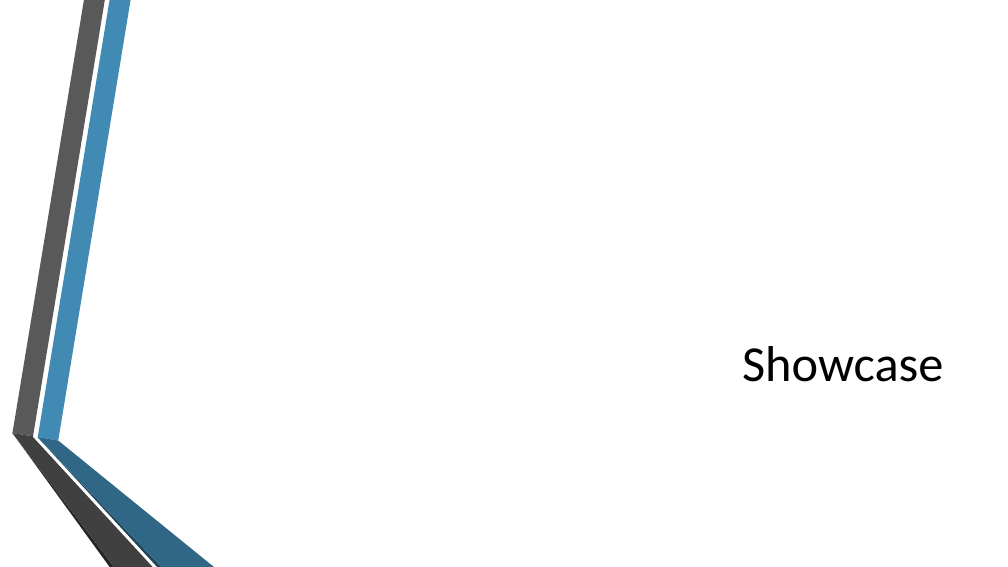
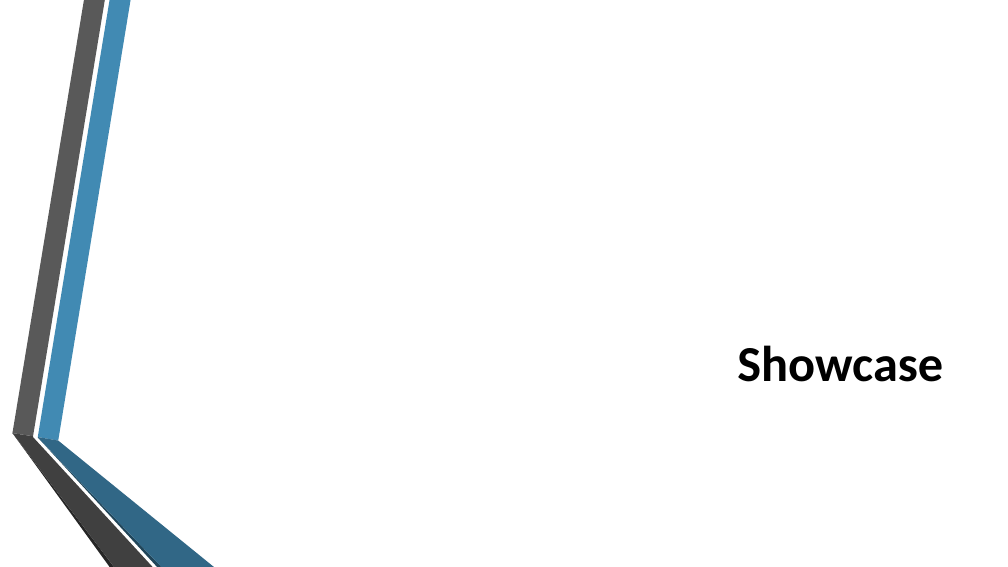
Before and after one commit to blimpich/election_simulator, a slide deck: slide 26 of Final Presentation 2.pptx (slide 10 before the commit). Drawn at 1008x567 pixels with LibreOffice and Linux fonts; fonts in the diff are those of the drawing; background and template pictures are left out. Boxes give left, top, right and bottom in pixels: in the first picture for what was removed or moved away, otherwise in the second. Text is boxed around its words. In the diff, an @@ line names an element or a change of style, - is before the commit and + after.

```diff
--- a/Final Presentation 2.pptx
+++ b/Final Presentation 2.pptx
@@ title "Showcase" at (737, 345, 943, 382): bold on @@
```
Also in this commit, not shown: 5 other slides changed, 20 slides added, 4 slides removed.
